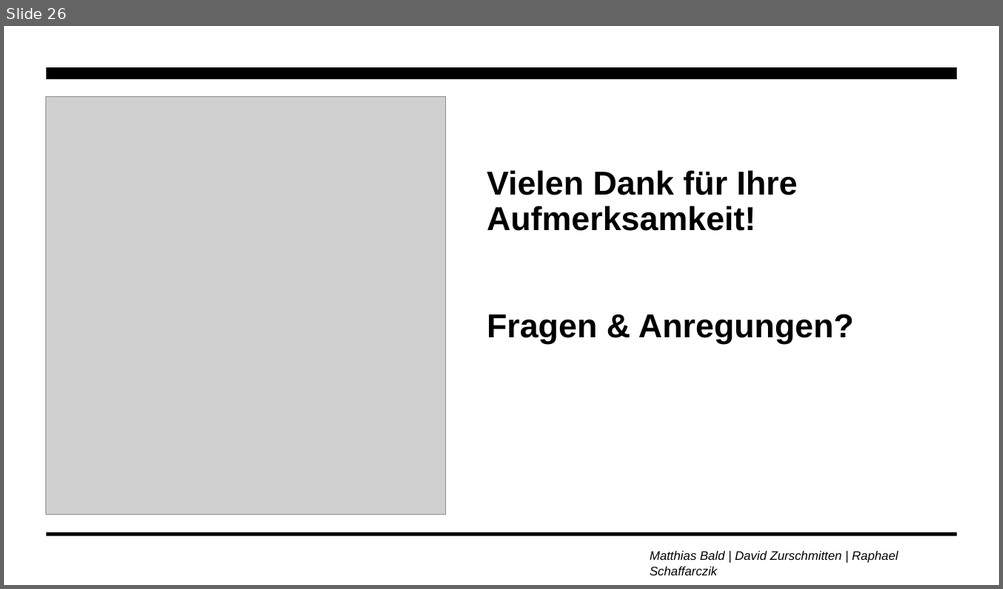
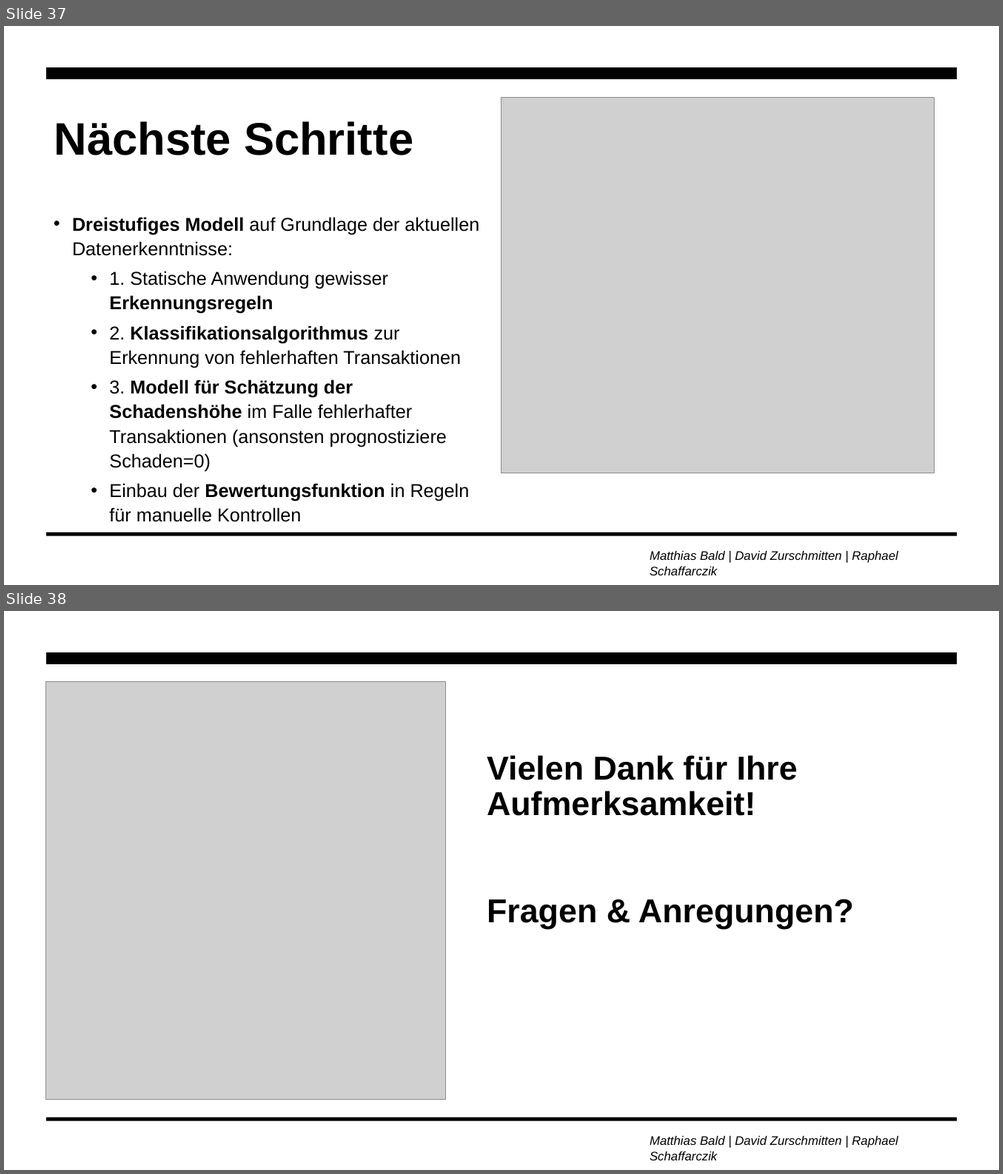
Before and after one commit to zurdavid/projektpraktikum-datascience, a slide deck: präsentationen/Meilenstein2_Praesentation_Raphael.pptx. Shown one above the other, each under a label of ours: slide 26 before the commit, slides 37 and 38 after it. The pictures are 1003x589 and 1003x1174 pixels, drawn with LibreOffice and Linux fonts; fonts in the diff are those of the drawing; grey boxes stand for pictures; background and template pictures are left out. Boxes give left, top, right and bottom in pixels: in the first picture for what was removed or moved away, otherwise in the second. Text is boxed around its words. In the diff, an @@ line names an element or a change of style, - is before the commit and + after.

```diff
--- a/präsentationen/Meilenstein2_Praesentation_Raphael.pptx
+++ b/präsentationen/Meilenstein2_Praesentation_Raphael.pptx
@@ slide 37 added at <box>4,26,999,585</box>, background #FFFFFF; not listed: 3 template elements that a slide beside it also shows @@
@@ picture added at <box>502,98,934,473</box> @@
@@ title added at <box>54,121,413,156</box>, 44 pt, text #000000, bold @@
+Nächste Schritte
@@ text added at <box>72,217,479,523</box>, 18 pt, text #000000 @@
+• Dreistufiges Modell auf Grundlage der aktuellen Datenerkenntnisse:
+  • 1. Statische Anwendung gewisser Erkennungsregeln
+  • 2. Klassifikationsalgorithmus zur Erkennung von fehlerhaften Transaktionen
+  • 3. Modell für Schätzung der Schadenshöhe im Falle fehlerhafter Transaktionen (ansonsten prognostiziere Schaden=0)
+  • Einbau der Bewertungsfunktion in Regeln für manuelle Kontrollen
@@ what was slide 26 is now slide 38 @@
```
Also in this commit, not shown: 4 slides changed, 26 other slides added, 15 slides removed, 1 other file.
